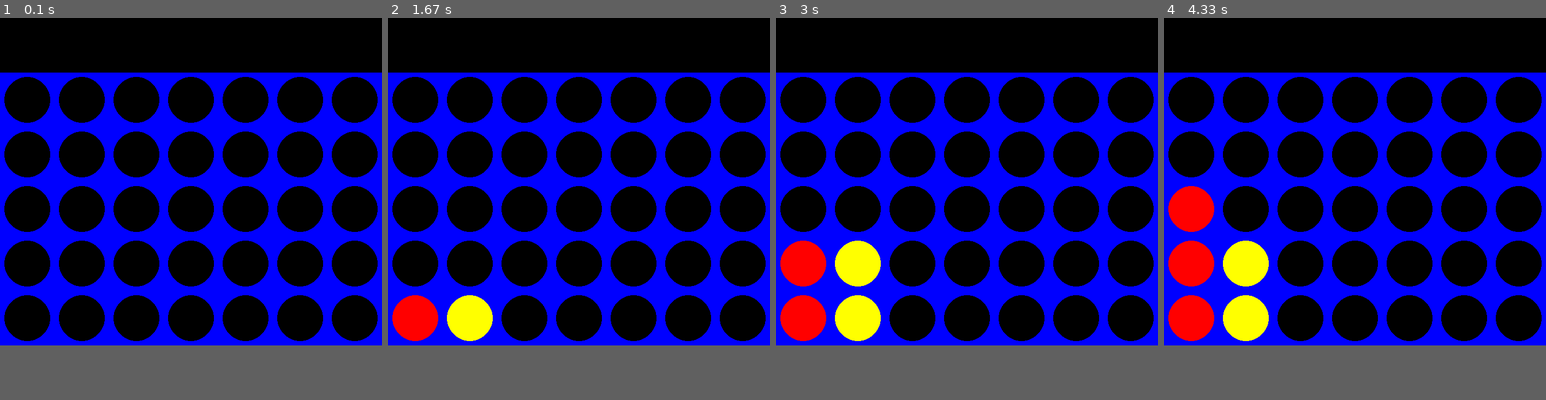
Above: before the commit, frames 1-4 (left to right).
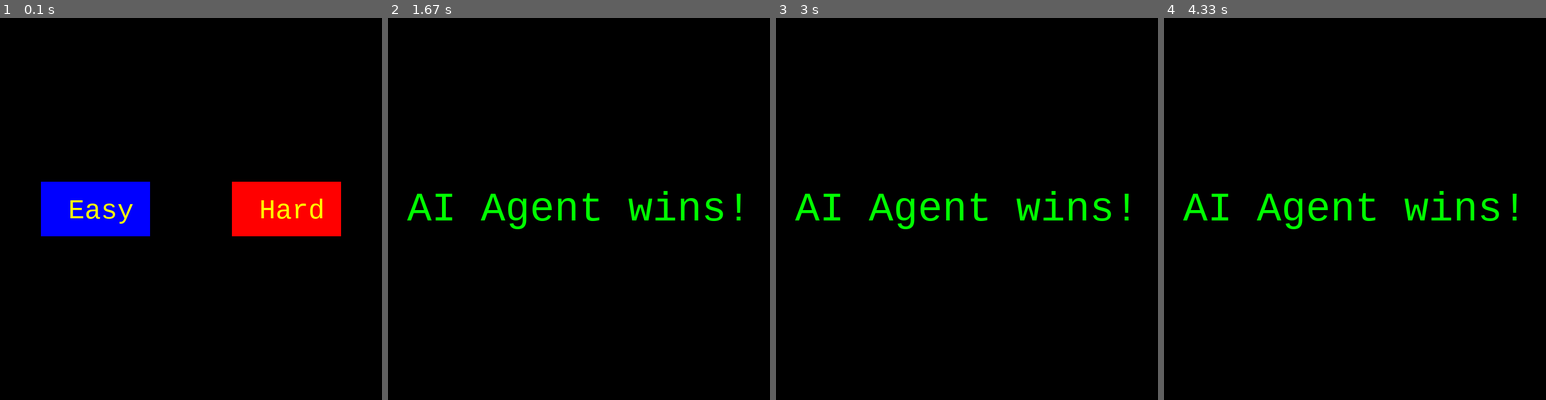
Above: after the commit, the same moments.

Repository: KeneOkwoli/Artificial-Intelligence-Principles
Game: pygame game, started from Connect4.py
Two runs of this game, one before a commit and one after it. Both use one fixed random seed, a clock stepped at 60 frames per second and the inputs below.
Inputs (mouse positions are in pixels of both pictures, inside the frame that each line leads up to):
- Up to frame 1 (0.1 s): no input
- Up to frame 2 (1.67 s): press the mouse at (483, 209) at 0.37 s; move the mouse to (521, 155) at 0.47 s; release the mouse at (563, 105) at 0.6 s; press the mouse at (483, 209) at 0.7 s; move the mouse to (468, 140) at 0.8 s; release the mouse at (452, 75) at 0.93 s; press the mouse at (483, 209) at 1.13 s; move the mouse to (460, 147) at 1.23 s; release the mouse at (433, 86) at 1.37 s; press the mouse at (483, 209) at 1.5 s; move the mouse to (464, 216) at 1.6 s
- Up to frame 3 (3 s): release the mouse at (829, 228) at 1.73 s
- Up to frame 4 (4.33 s): no input
The window is 700x600 before the commit and 700x700 after it. Grey fills any space a smaller window leaves; there, only what the larger window draws over its background counts as a difference.

The runs differ from the first frame. In frame 1, 35% of the frame differs, in the area x 0-100%, y 14-86%; in frame 2, 36%; in frame 3, 38%; in frame 4, 39%.

Commit message:
Alpha beta pruning added
made it look presentable and added difficulty level

Diff:
--- a/Connect4.py
+++ b/Connect4.py
@@ -4,264 +4,244 @@
 import math
 import numpy
 
+# Constants
 Rows_number = 6
 Column_number = 7
-Black = (0,0,0)
-Blue = (0,0,255)
-Yellow = (255,255,0)
-Red = (255,0,0)
+Black = (0, 0, 0)
+Blue = (0, 0, 255)
+Yellow = (255, 255, 0)
+Red = (255, 0, 0)
 set_length = 4
 empty_slot = 0
 player_token = 1
 agent_token = 2
 
-
+# Helper Functions
 def DrawBoard():
-    board = numpy.zeros((Rows_number,Column_number))
-    return board
+    return numpy.zeros((Rows_number, Column_number))
 
 def PlaceToken(board, row, column, token):
     board[row][column] = token
 
-
 def LocationValid(board, column):
     return board[Rows_number - 1][column] == 0
 
-def NextRow(board,column):
+def NextRow(board, column):
     for row in range(Rows_number):
         if board[row][column] == 0:
             return row
 
 def Win(board, token):
-#checks horizontal for any wins
+    # Horizontal
     for c in range(Column_number - 3):
         for r in range(Rows_number):
             if board[r][c] == token and board[r][c+1] == token and board[r][c+2] == token and board[r][c+3] == token:
                 return True
-#checks vertical for any wins
+    # Vertical
     for c in range(Column_number):
         for r in range(Rows_number - 3):
             if board[r][c] == token and board[r+1][c] == token and board[r+2][c] == token and board[r+3][c] == token:
                 return True
-
-#checking diaginals to the right
+    # Diagonal (Right)
     for c in range(Column_number - 3):
-        for r in range(Rows_number - 3 ):
+        for r in range(Rows_number - 3):
             if board[r][c] == token and board[r+1][c+1] == token and board[r+2][c+2] == token and board[r+3][c+3] == token:
                 return True
-
-
-#checking diagonals to the left
+    # Diagonal (Left)
     for c in range(Column_number - 3):
         for r in range(3, Rows_number):
             if board[r][c] == token and board[r-1][c+1] == token and board[r-2][c+2] == token and board[r-3][c+3] == token:
                 return True
-
-def CheckBoard(set,token):
+    return False
+
+def CheckBoard(set, token):
     score = 0
-    other_token = player_token
-    if token == player_token:
-        other_token = agent_token
+    other_token = player_token if token == agent_token else agent_token
     if set.count(token) == 4:
         score += 100
     elif set.count(token) == 3 and set.count(empty_slot) == 1:
-        score +=10
+        score += 10
     elif set.count(token) == 2 and set.count(empty_slot) == 2:
         score += 5
     if set.count(other_token) == 3 and set.count(empty_slot) == 1:
         score -= 80
     return score
 
-def Score(board,token):
+def Score(board, token):
     score = 0
-    #Vertical
-    for c in range(Column_number):
-        c_array = [int(i) for i in list(board[:,c])]
+    # Vertical
+    for c in range(Column_number):
+        c_array = [int(i) for i in list(board[:, c])]
         for r in range(Rows_number - 3):
             set = c_array[r:r+set_length]
             score += CheckBoard(set, token)
-
-    #Horizontal
+    # Horizontal
     for r in range(Rows_number):
-        r_array = [int(i) for i in list(board[r,:])]
+        r_array = [int(i) for i in list(board[r, :])]
         for c in range(Column_number - 3):
             set = r_array[c:c+set_length]
             score += CheckBoard(set, token)
-
-    #Right Diagonal
-    for r in range(Rows_number -3 ):
+    # Diagonal (Right)
+    for r in range(Rows_number - 3):
         for c in range(Column_number - 3):
             set = [board[r+i][c+i] for i in range(set_length)]
             score += CheckBoard(set, token)
-
-    #Left Diagonal
-    for r in range(Rows_number -3 ):
+    # Diagonal (Left)
+    for r in range(Rows_number - 3):
         for c in range(Column_number - 3):
             set = [board[r+3-i][c+i] for i in range(set_length)]
             score += CheckBoard(set, token)
-
     return score
-
 
 def IsTerminal(board):
     return Win(board, player_token) or Win(board, agent_token) or len(OptionalLocations(board)) == 0
 
-
-def MiniMax(board, depth, max_player):
+def MiniMax(board, depth, alpha, beta, max_player):
     locations = OptionalLocations(board)
     terminal_node = IsTerminal(board)
     if depth == 0 or terminal_node:
         if terminal_node:
             if Win(board, agent_token):
-                return (None, 1000000)
+                return None, 1000000
             elif Win(board, player_token):
-                return (None, 5)
-            else: # no more valid moves available
-                return (None, 0)
+                return None, -1000000
+            else:
+                return None, 0
         else:
-            return (None, Score(board, agent_token))
-
+            return None, Score(board, agent_token)
     if max_player:
-        value = -math.inf # negative infinity
+        value = -math.inf
         best_column = random.choice(locations)
         for column in locations:
             row = NextRow(board, column)
             board_copy = board.copy()
             PlaceToken(board_copy, row, column, agent_token)
-            updated_score = MiniMax(board_copy, depth - 1, False)[1]
-            if updated_score > value:
-                value = updated_score
+            new_score = MiniMax(board_copy, depth-1, alpha, beta, False)[1]
+            if new_score > value:
+                value = new_score
                 best_column = column
+            alpha = max(alpha, value)
+            if alpha >= beta:
+                break
         return best_column, value
     else:
-        value = math.inf # positive infinity
+        value = math.inf
         best_column = random.choice(locations)
         for column in locations:
             row = NextRow(board, column)
             board_copy = board.copy()
             PlaceToken(board_copy, row, column, player_token)
-            updated_score = MiniMax(board_copy, depth - 1, True)[1]
-            if updated_score < value:
-                value = updated_score
+            new_score = MiniMax(board_copy, depth-1, alpha, beta, True)[1]
+            if new_score < value:
+                value = new_score
                 best_column = column
+            beta = min(beta, value)
+            if alpha >= beta:
+                break
         return best_column, value
 
-
 def OptionalLocations(board):
-    location = []
-    for column in range(Column_number):
-        if LocationValid(board, column):
-            location.append(column)
-    return location
-
-def OptimalMove(board,token):
-    locations = OptionalLocations(board)
-    ideal_column = random.choice(locations)
-    best_score = -1000
-    for column in locations:
-        row = NextRow(board, column)
-        board_copy = board.copy()
-        PlaceToken(board_copy, row, column,token)
-        points = Score(board_copy, token)
-        if points > best_score:
-            best_score = points
-            ideal_column = column
-    return ideal_column
-
-def FlipBoard(board):
-    print(numpy.flip(board,0))
-
-
-board = DrawBoard()
-FlipBoard(board)
-turn = random.randint(0,1)
-gameOver = False
-
-
-
+    return [col for col in range(Column_number) if LocationValid(board, col)]
+
+def VisualBoard(board):
+    for c in range(Column_number):
+        for r in range(Rows_number):
+            pygame.draw.rect(screen, Blue, (c*square_size, r*square_size + square_size, square_size, square_size))
+            pygame.draw.circle(screen, Black, (int(c*square_size + square_size/2), int(r*square_size + square_size/2 + square_size)), Radius)
+    for c in range(Column_number):
+        for r in range(Rows_number):
+            if board[r][c] == player_token:
+                pygame.draw.circle(screen, Yellow, (int(c*square_size + square_size/2), board_height - int(r*square_size + square_size/2)), Radius)
+            elif board[r][c] == agent_token:
+                pygame.draw.circle(screen, Red, (int(c*square_size + square_size/2), board_height - int(r*square_size + square_size/2)), Radius)
+    pygame.display.update()
+
+def DifficultySelection():
+    screen.fill(Black)
+    font = pygame.font.SysFont("monospace", 50)
+    easy_rect = pygame.Rect(board_width // 4 - 100, board_height // 2 - 50, 200, 100)
+    hard_rect = pygame.Rect(3 * board_width // 4 - 100, board_height // 2 - 50, 200, 100)
+    pygame.draw.rect(screen, Blue, easy_rect)
+    pygame.draw.rect(screen, Red, hard_rect)
+    easy_label = font.render("Easy", True, Yellow)
+    hard_label = font.render("Hard", True, Yellow)
+    screen.blit(easy_label, (easy_rect.x + 50, easy_rect.y + 25))
+    screen.blit(hard_label, (hard_rect.x + 50, hard_rect.y + 25))
+    pygame.display.update()
+    while True:
+        for event in pygame.event.get():
+            if event.type == pygame.QUIT:
+                pygame.quit()
+                sys.exit()
+            if event.type == pygame.MOUSEBUTTONDOWN:
+                if easy_rect.collidepoint(event.pos):
+                    return 1
+                elif hard_rect.collidepoint(event.pos):
+                    return 5
+
+# Game Initialization
 pygame.init()
 square_size = 100
-Radius = int(square_size/2 -8)
+Radius = int(square_size/2 - 8)
 board_width = Column_number * square_size
-board_height = Rows_number * square_size
-size = (board_width,board_height)
+board_height = Rows_number * square_size + square_size
+size = (board_width, board_height)
 screen = pygame.display.set_mode(size)
-pygame.display.update()
-
-def VisualBoard(board):
-    for i in range(Column_number):
-        for j in range(Rows_number):
-            pygame.draw.rect(screen, Blue , (i*square_size , j*square_size + square_size, square_size, square_size))
-            pygame.draw.circle(screen, Black, (int(i*square_size+square_size/2), int(j*square_size+square_size/2)),Radius)
-
-    for i in range(Column_number):
-        for j in range(Rows_number):
-            if board [j][i] == 1:
-                pygame.draw.circle(screen, Yellow, (int(i*square_size+square_size/2), board_height-int(j*square_size+square_size/2)),Radius)
-            if board [j][i] == 2:
-                pygame.draw.circle(screen, Red, (int(i*square_size+square_size/2), board_height-int(j*square_size+square_size/2)),Radius)
-    pygame.display.update()
-
+
+# Difficulty Selection
+depth = DifficultySelection()
+
+def DisplayWinnerMessage(message):
+    screen.fill(Black)  # Clear the screen
+    font = pygame.font.SysFont("monospace", 75)  # Create a font object
+    text_surface = font.render(message, True, (0, 255, 0))  # Render the text in green
+    text_rect = text_surface.get_rect(center=(board_width // 2, board_height // 2))  # Center the text
+    screen.blit(text_surface, text_rect)  # Draw the text on the screen
+    pygame.display.update()  # Update the display
+    pygame.time.wait(3000)  # Wait for 3 seconds
+
+
+# Game Loop
+board = DrawBoard()
 VisualBoard(board)
-pygame.display.update()
-
-
+turn = random.randint(0, 1)
+gameOver = False
 
 while not gameOver:
-    if turn == 0:
-        print("Your move")
-    else:
-        print("AI move")
-
     for event in pygame.event.get():
         if event.type == pygame.QUIT:
+            pygame.quit()
             sys.exit()
 
         if event.type == pygame.MOUSEMOTION:
-            pygame.draw.rect(screen, Black ,(0,0,board_width, square_size))
+            pygame.draw.rect(screen, Black, (0, 0, board_width, square_size))
             x_pos = event.pos[0]
             if turn == 0:
-                pygame.draw.circle(screen,Yellow, (x_pos,int(square_size/2)) , Radius)
-
-        pygame.display.update()
+                pygame.draw.circle(screen, Yellow, (x_pos, square_size//2), Radius)
+            pygame.display.update()
+
         if event.type == pygame.MOUSEBUTTONDOWN:
-            print(event.pos)
-             # Player 1 input
             if turn == 0:
                 x_pos = event.pos[0]
-                column = int(math.floor(x_pos/square_size))
-
+                column = x_pos // square_size
                 if LocationValid(board, column):
                     row = NextRow(board, column)
-                    PlaceToken(board, row, column, 1)
-                    if Win(board,1):
-                        print("You won!")
+                    PlaceToken(board, row, column, player_token)
+                    if Win(board, player_token):
+                        DisplayWinnerMessage("You Win. Nice!")
                         gameOver = True
-                    turn +=1
-                    turn = turn % 2
-                    FlipBoard(board)
+                    turn = (turn + 1) % 2
                     VisualBoard(board)
 
-
-    # Player 2 input
     if turn == 1 and not gameOver:
-        #column = random.randint(0, COLUMNS_NUMBER - 1)
-        #column = OptimalMove(board , 2)
-        column, minimax = MiniMax(board, 3, True)
+        column, _ = MiniMax(board, depth, -math.inf, math.inf, True)
         if LocationValid(board, column):
-            FlipBoard(board)
+            row = NextRow(board, column)
+            PlaceToken(board, row, column, agent_token)
+            if Win(board, agent_token):
+                DisplayWinnerMessage("AI Agent wins!")
+                gameOver = True
+            turn = (turn + 1) % 2
             VisualBoard(board)
-            pygame.time.wait(1000)
-            row = NextRow(board, column)
-            PlaceToken(board, row, column, 2)
-            if Win(board,2):
-                print("AI wins!")
-                gameOver = True
-
-            FlipBoard(board)
-            VisualBoard(board)
-            turn +=1
-            turn = turn % 2
-
-    if gameOver:
-        pygame.time.wait(3000)
+
+pygame.time.wait(3000)
